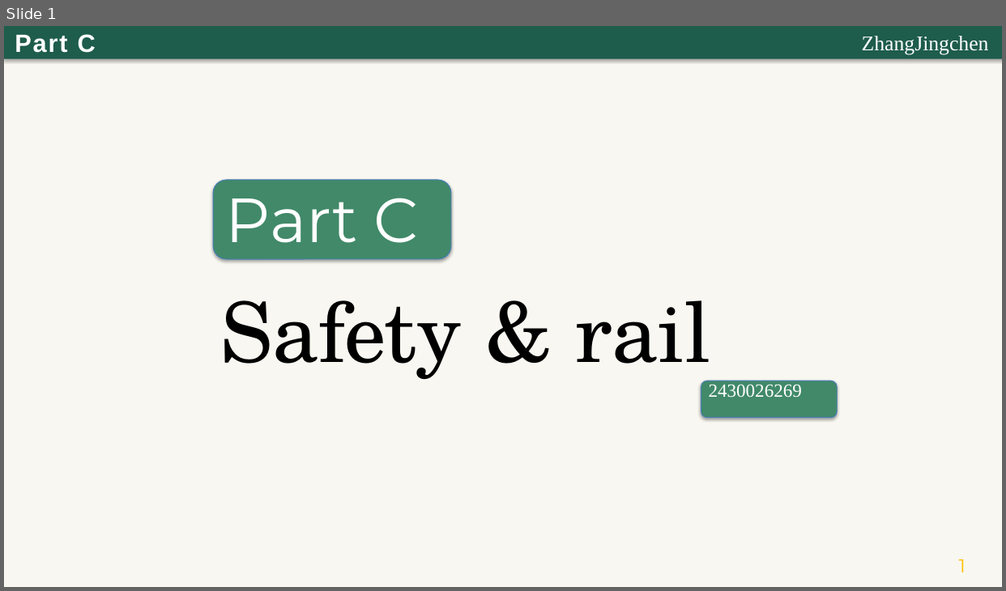
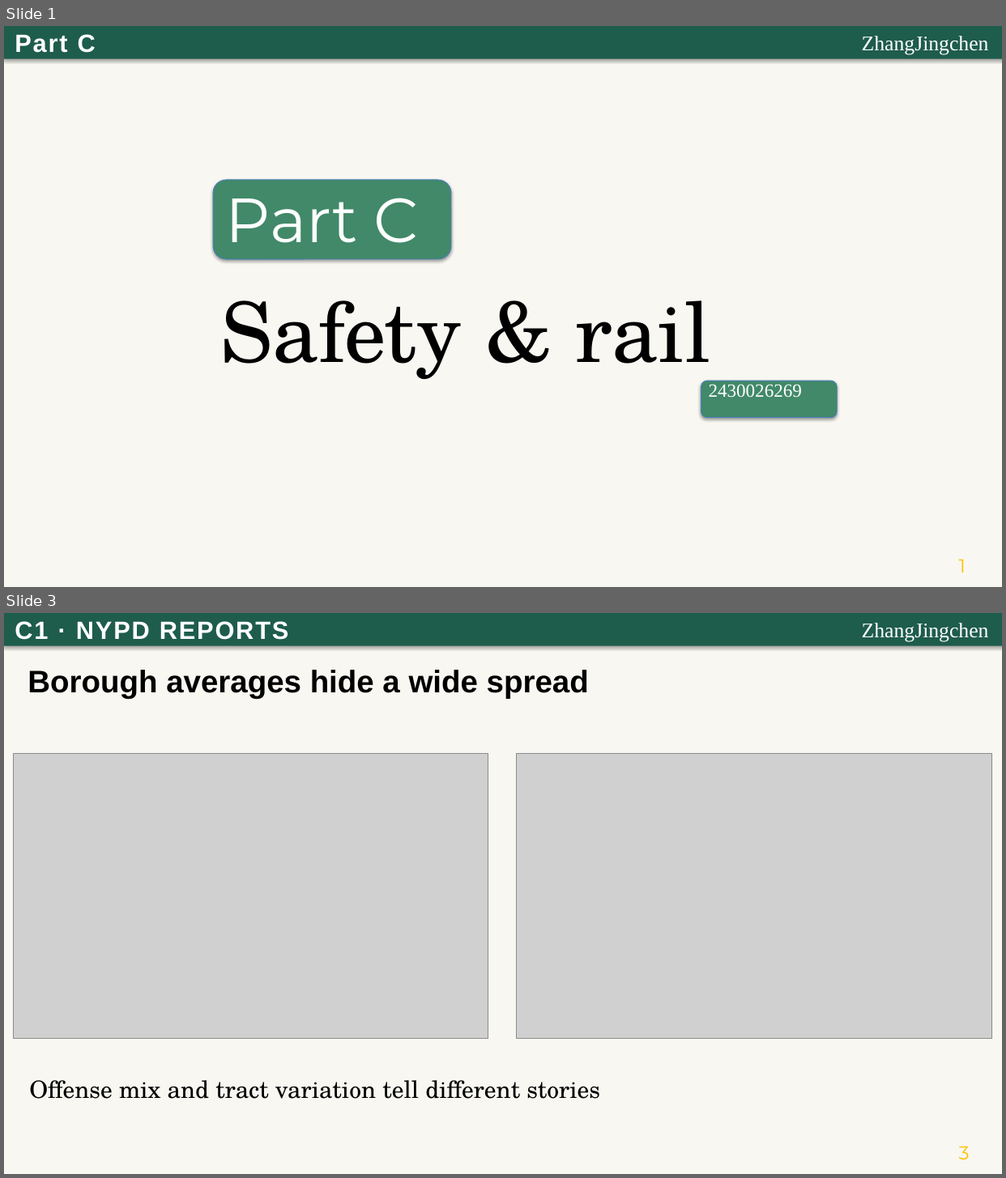
Before and after one commit to Rinnnnk/DS4073-26Fall-GroupProject, a slide deck: module_C/Part_C_Presentation.pptx. Shown one above the other, each under a label of ours: slide 1 before the commit, slides 1 and 3 after it; the slides between them are not shown. The pictures are 1006x591 and 1006x1178 pixels, drawn with LibreOffice and Linux fonts; fonts in the diff are those of the drawing; grey boxes stand for pictures. Boxes give left, top, right and bottom in pixels: in the first picture for what was removed or moved away, otherwise in the second. Text is boxed around its words. In the diff, an @@ line names an element or a change of style, - is before the commit and + after.

```diff
--- a/module_C/Part_C_Presentation.pptx
+++ b/module_C/Part_C_Presentation.pptx
@@ slide 3 added at (4, 613, 1002, 1174), background #FFFFFF @@
@@ rectangle added at (4, 613, 1002, 1174), fill #F8F7F1 @@
@@ rectangle added at (4, 613, 1002, 646), fill #1E5C4C @@
@@ text added at (15, 621, 288, 640), 24 pt, text #FFFFFF, bold @@
+C1 · NYPD REPORTS
@@ text added at (862, 623, 989, 642), 20 pt, text #FFFFFF @@
+ZhangJingchen
@@ text added at (27, 670, 589, 698), 30 pt, text #000000, bold @@
+Borough averages hide a wide spread
@@ picture added at (13, 754, 488, 1039) @@
@@ picture added at (517, 754, 992, 1039) @@
@@ text added at (29, 1080, 600, 1099), 23 pt, text #000000 @@
+Offense mix and tract variation tell different stories
@@ text added at (959, 1147, 970, 1160), 18 pt, text #FFC000 @@
+3
```
Also in this commit, not shown: 4 other slides added, 3 slides removed, 3 other files.
